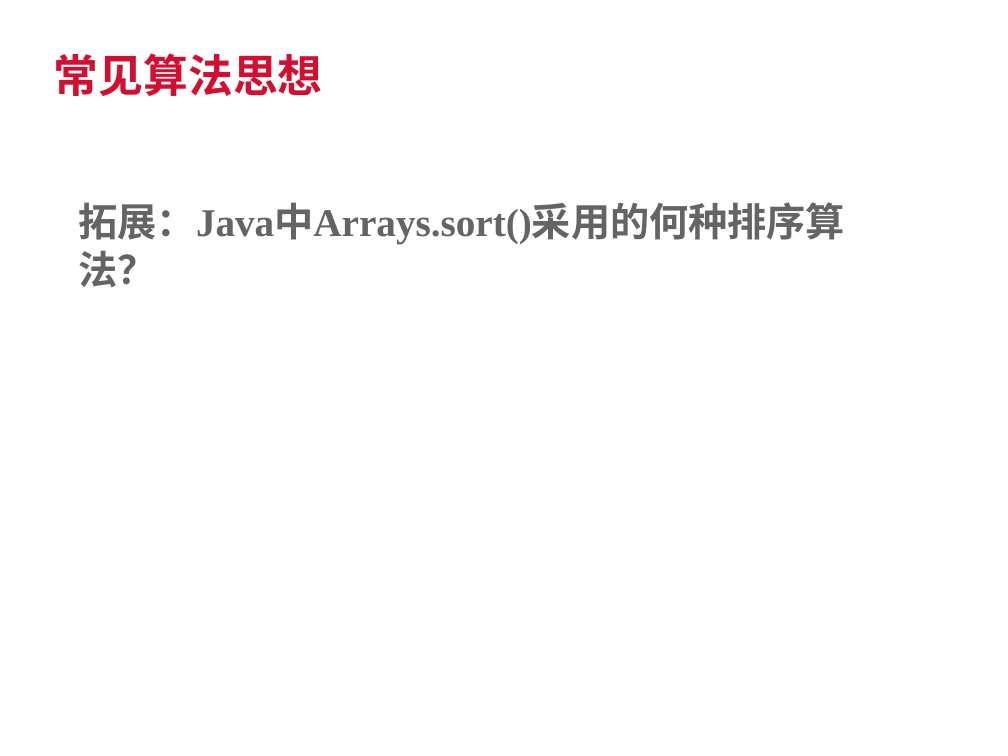
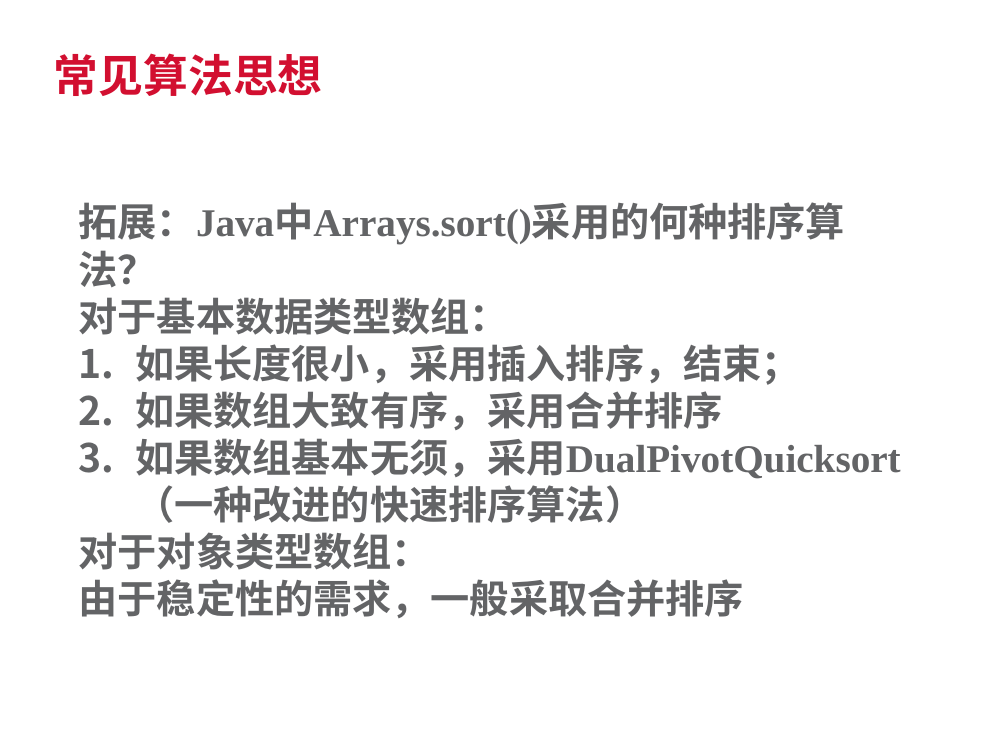
Before and after one commit to SherlockGn/documents, a slide deck: slide 30 of trendmicro template.pptx. Drawn at 1008x756 pixels with LibreOffice and Linux fonts; fonts in the diff are those of the drawing; background and template pictures are left out. Boxes give left, top, right and bottom in pixels: in the first picture for what was removed or moved away, otherwise in the second. Text is boxed around its words. In the diff, an @@ line names an element or a change of style, - is before the commit and + after.

```diff
--- a/trendmicro template.pptx
+++ b/trendmicro template.pptx
@@ text at bbox=[79, 297, 900, 618]: paragraphs added @@
+对于基本数据类型数组：
+1. 如果长度很小，采用插入排序，结束；
+2. 如果数组大致有序，采用合并排序
+3. 如果数组基本无须，采用DualPivotQuicksort（一种改进的快速排序算法）
+对于对象类型数组：
+由于稳定性的需求，一般采取合并排序
```
Also in this commit, not shown: 1 other slide changed, 5 slides added, 2 other files.
